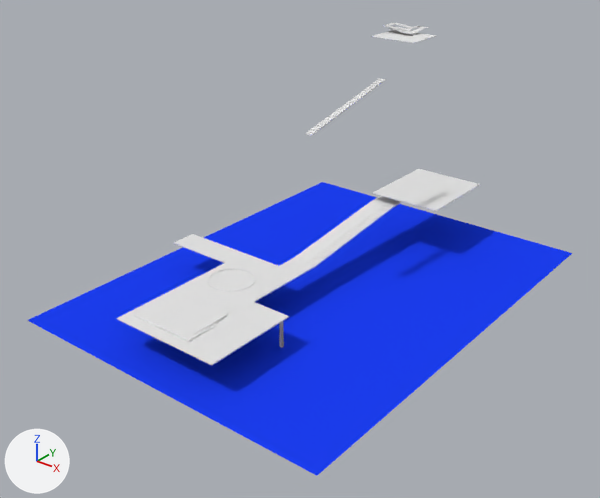
Before and after pictures for a commit that changed the Blender file Utils/Modelos/PlataformaEscadaJoao - Corrigido.blend.
Both versions are drawn from a 50 mm lens placed at (171.0, -313.0, 150.0), pointed at (-25.0, -68.0, -1.0). The lights are fixed; the arrows at lower left show +X, +Y and +Z.

Names of what the first picture shows: 'BaseBrinquedos', 'BaseQuiosqueInferior', 'Cube.006', 'EscadaRampaPrincipal', 'Plane.008', 'PlataformaInferior', 'PlataformaSuperior', 'RampaEntrada', 'RampaEscada', 'StraightStair001'.
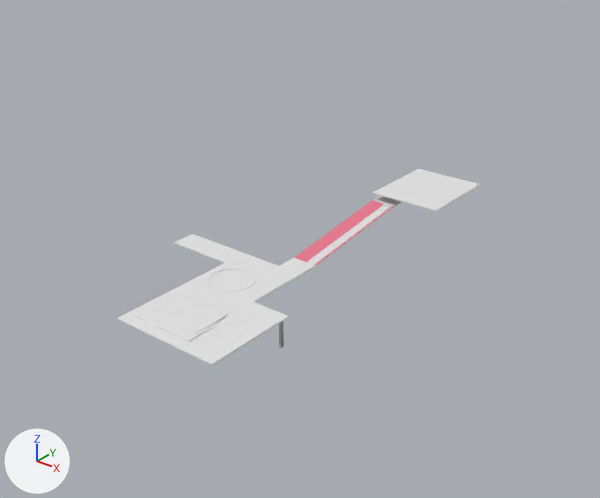
Diff of the bpy script that builds the scene:
```diff
--- a/Utils/Modelos/PlataformaEscadaJoao - Corrigido.blend.py
+++ b/Utils/Modelos/PlataformaEscadaJoao - Corrigido.blend.py
@@ mat_pisoplataforma @@
+mat_pisoplataforma = diffuse_material('PisoPlataforma')
+mat_pisoplataforma.base_color = (0.8, 0.202, 0.283)  # pink #e77c91
@@ me_untitled_003 @@
 me_untitled_003.from_pydata(...)  # 8 vertices, 6 faces; spans x -6.0..6.0, y -25.1..35.0, z -11.7..-3.7
 # used by ob_rampaescada; location = (-28.0, -36.1, 0.2)
+# me_untitled_003 part 1: the 1 face centred in x 0.0, y 4.9, z -7.5 switches from no material to mat_pisoplataforma (pink #e77c91)
+me_untitled_003.materials.append(mat_pisoplataforma)  # pink #e77c91
+me_untitled_003.materials.append(mat_material)  # white #e7e7e7
@@ ob_plane_008 @@
-ob_plane_008 = bpy.data.objects.new('Plane.008', me_plane)
-ob_plane_008.location = (-25.7, -52.6, -25.0)
-ob_plane_008.scale = (75.0, 100.0, 1.0)
@@ ob_straightstair001 @@
-ob_straightstair001 = bpy.data.objects.new('StraightStair001', me_untitled_006)
-ob_straightstair001.location = (-26.2, -65.4, 47.1)
-ob_straightstair001.scale = (0.0254, 0.0254, 0.0254)
@@ ob_cube_006 @@
-ob_cube_006 = bpy.data.objects.new('Cube.006', me_cube_006)
-ob_cube_006.location = (-33.2, 18.3, 71.7)
-ob_cube_006.rotation_euler = (0.0, 0.0, -1.571)  # degrees (0, 0, -90)
-ob_cube_006.scale = (10.0, 11.4, 0.1)
```

Pixel boxes (x1, y1, x2, y2) of what changed, in the pictures (600 x 498 px):
'Plane.008', deleted
    before: (28, 182, 572, 476)
'StraightStair001', deleted
    before: (305, 78, 386, 136)
'Cube.006', deleted
    before: (371, 30, 436, 43)
part 1 of me_untitled_003, recoloured (white to pink)
    both: (294, 200, 393, 265)
